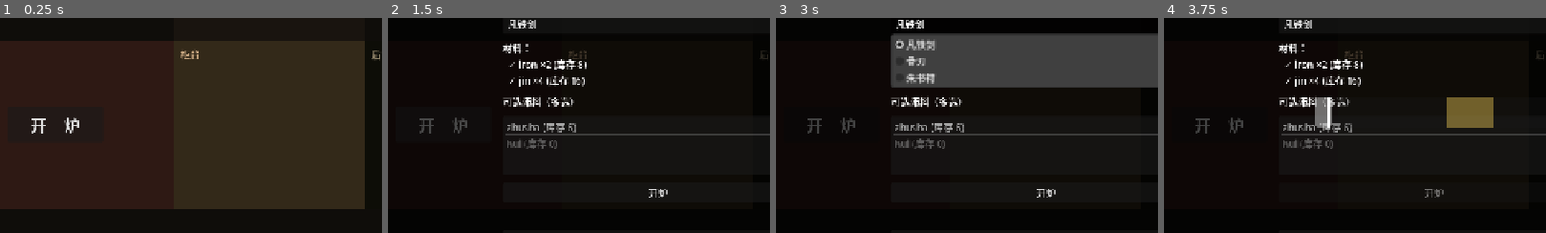
Above: before the commit, frames 1-4 (left to right).
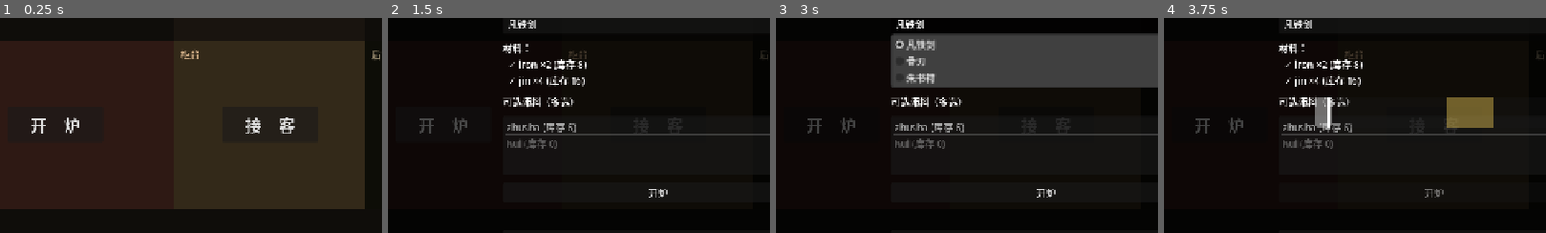
Above: after the commit, the same moments.

Repository: guliqianxun/XiuXianLegend
Game: Godot game, scene res://scenes/shop.tscn
Two runs of this game, one before a commit and one after it. Both use one fixed random seed, a clock stepped at 60 frames per second and the inputs below.
Inputs (mouse positions are % of the whole screen's width and height, from its top left):
- Up to frame 1 (0.25 s): no input
- Up to frame 2 (1.5 s): click (50, 53) at 0.5 s, where only the run after the commit has a clickable "接 客"; click "开 炉" at 1.25 s
- Up to frame 3 (3 s): click "查 谱" at 2 s; click "凡铁剑" at 2.75 s
- Up to frame 4 (3.75 s): click "开炉" at 3.5 s
The pictures show only the part of the screen within x 15-65%, y 28-78%; the shares and areas given below are measured in that part.

The runs differ from the first frame. In frame 1, 0.4% of the frame differs, in the area x 64-78%, y 46-54%; in frame 2, less than 0.1%; in frame 3, less than 0.1%; in frame 4, less than 0.1%.

Commit message:
feat(N4): 柜台接客按钮 + 完整 customer 流程集成
- AreaCounter 加 OpenCounterButton 接　客
- shop.tscn 加 3 个 UI 实例 (CustomerArrivalPanel/LendDialog/ReturnNotice)
- shop_screen wire: spawn_now → arrival → lend → gear chosen → resolve → notice
- v1 简化：lend 后立即 resolve（不等 expected_duration_sec），N5 改成真实计时
- 拒绝客人 -1 reputation；立功 +2 reputation + 2x payment

Diff:
--- a/godot/scenes/shop.tscn
+++ b/godot/scenes/shop.tscn
@@ -1,9 +1,12 @@
-[gd_scene load_steps=5 format=3]
+[gd_scene load_steps=8 format=3]
 
 [ext_resource type="Script" path="res://scripts/ui/shop_screen.gd" id="1"]
 [ext_resource type="PackedScene" path="res://scenes/actors/old_iron.tscn" id="2"]
 [ext_resource type="PackedScene" path="res://scenes/ui/forge_screen.tscn" id="3"]
 [ext_resource type="PackedScene" path="res://scenes/ui/codex_screen.tscn" id="4"]
+[ext_resource type="PackedScene" path="res://scenes/ui/customer_arrival_panel.tscn" id="5"]
+[ext_resource type="PackedScene" path="res://scenes/ui/lend_dialog.tscn" id="6"]
+[ext_resource type="PackedScene" path="res://scenes/ui/return_notice.tscn" id="7"]
 
 [node name="Shop" type="Node2D"]
 script = ExtResource("1")
@@ -44,6 +47,14 @@
 offset_right = 800.0
 offset_bottom = 520.0
 color = Color(0.20, 0.16, 0.10, 1)
+
+[node name="OpenCounterButton" type="Button" parent="AreaCounter"]
+offset_left = 80.0
+offset_top = 110.0
+offset_right = 240.0
+offset_bottom = 170.0
+text = "接　客"
+theme_override_font_sizes/font_size = 28
 
 [node name="LabelCounter" type="Label" parent="AreaCounter"]
 offset_left = 10.0
@@ -115,3 +126,9 @@
 [node name="ForgeScreen" parent="." instance=ExtResource("3")]
 
 [node name="CodexScreen" parent="." instance=ExtResource("4")]
+
+[node name="CustomerArrivalPanel" parent="." instance=ExtResource("5")]
+
+[node name="LendDialog" parent="." instance=ExtResource("6")]
+
+[node name="ReturnNotice" parent="." instance=ExtResource("7")]
--- a/godot/scripts/ui/shop_screen.gd
+++ b/godot/scripts/ui/shop_screen.gd
@@ -18,29 +18,42 @@
 @onready var _forge_screen: ForgeScreen = $ForgeScreen
 @onready var _open_codex_btn: Button = $AreaLoft/OpenCodexButton
 @onready var _codex_screen: CodexScreen = $CodexScreen
+@onready var _open_counter_btn: Button = $AreaCounter/OpenCounterButton
+@onready var _customer_panel: CustomerArrivalPanel = $CustomerArrivalPanel
+@onready var _lend_dialog: LendDialog = $LendDialog
+@onready var _return_notice: ReturnNotice = $ReturnNotice
 
 
 func _ready() -> void:
-	# 强制 ForgeScreen / CodexScreen 占满 viewport 并隐藏（Control 在 Node2D 父下
-	# anchors 不工作，必须显式设 size 与 visible）
+	# 强制 ForgeScreen / CodexScreen / LendDialog / ReturnNotice 占满 viewport 并隐藏
+	# CustomerArrivalPanel 是底部小卡，不需要全屏 size
 	var vp_size: Vector2 = get_viewport_rect().size
-	for screen in [_forge_screen, _codex_screen]:
+	for screen in [_forge_screen, _codex_screen, _lend_dialog]:
 		screen.position = Vector2.ZERO
 		screen.size = vp_size
 		screen.visible = false
+	_customer_panel.visible = false
+	_return_notice.visible = false
 	# 老铁初始站在炉房（避开按钮位置）
 	_old_iron.global_position = AREA_POSITIONS[&"furnace"]
 	# 启动后立即载档
 	SaveSystem.load_or_init()
 	# 给玩家点初始材料用于试炉（仅在 inventory 为空时）
 	_seed_starter_materials()
-	# 接信号刷 HUD
+	# 接信号刷 HUD + 锻造完成 + 客人来访 + 装备归来
 	EventBus.time_advanced.connect(_on_time_advanced)
 	EventBus.currency_changed.connect(_on_currency_changed)
 	EventBus.forge_finished.connect(_on_forge_finished)
-	# 炉房按钮 → 开锻造弹窗；阁楼按钮 → 开器谱
+	EventBus.customer_arrived.connect(_on_customer_arrived)
+	EventBus.equipment_returned.connect(_on_equipment_returned)
+	# 4 区域按钮
 	_open_forge_btn.pressed.connect(_on_open_forge)
 	_open_codex_btn.pressed.connect(_on_open_codex)
+	_open_counter_btn.pressed.connect(_on_open_counter)
+	# Customer 流程
+	_customer_panel.lend_pressed.connect(_on_customer_lend)
+	_customer_panel.refuse_pressed.connect(_on_customer_refuse)
+	_lend_dialog.gear_chosen.connect(_on_gear_chosen)
 	_refresh_hud()
 
 
@@ -79,6 +92,56 @@
 	_codex_screen.open()
 
 
+# ── Customer 流程 ─────────────────────────────
+
+func _on_open_counter() -> void:
+	if not CustomerSpawner.spawn_now():
+		push_warning("counter: pending request exists or spawn failed")
+
+
+func _on_customer_arrived(_cid: StringName, req: Variant) -> void:
+	if req is CustomerRequest:
+		_customer_panel.show_request(req)
+
+
+func _on_customer_lend(req: CustomerRequest) -> void:
+	_lend_dialog.open(req)
+
+
+func _on_customer_refuse(_req: CustomerRequest) -> void:
+	EncounterState.pending_request = null
+	GameState.add_reputation(-1)
+
+
+func _on_gear_chosen(gear: GearInstance, req: CustomerRequest) -> void:
+	EncounterState.lend(req.customer_id, gear, TimeLine.now_unix(), req.expected_duration_sec)
+	EncounterState.pending_request = null
+	GameState.add_currency(&"spirit_stones", req.payment)
+	SaveSystem.save_now(true)
+	# N4 v1 简化：到时立即 resolve（玩家不用真等）；N5 改为正常计时
+	_resolve_now(gear, req)
+
+
+func _resolve_now(gear: GearInstance, req: CustomerRequest) -> void:
+	var c := DataRegistry.get_resource(&"customer", req.customer_id) as CustomerData
+	var tier: int = c.tier if c != null else 0
+	var rng := RandomNumberGenerator.new()
+	rng.randomize()
+	var outcome := ReturnResolver.roll_outcome(tier, rng)
+	EncounterState.resolve_return(gear, outcome, TimeLine.now_unix() + req.expected_duration_sec)
+	if outcome == ReturnResolver.Outcome.GREAT_DEED:
+		GameState.add_currency(&"spirit_stones", req.payment * 2)
+		GameState.add_reputation(2)
+	SaveSystem.save_now(true)
+
+
+func _on_equipment_returned(_cid: StringName, gear: Variant, outcome_text: StringName) -> void:
+	var name: String = "（装备）"
+	if gear is GearInstance:
+		name = (gear as GearInstance).display_full_name()
+	_return_notice.show_notice("%s · %s" % [name, String(outcome_text)])
+
+
 func _process(delta: float) -> void:
 	# N1 简单：每个真实秒推进游戏时间 1 秒（1:1）
 	# N5 改为可调倍速 + 离线时长积分
